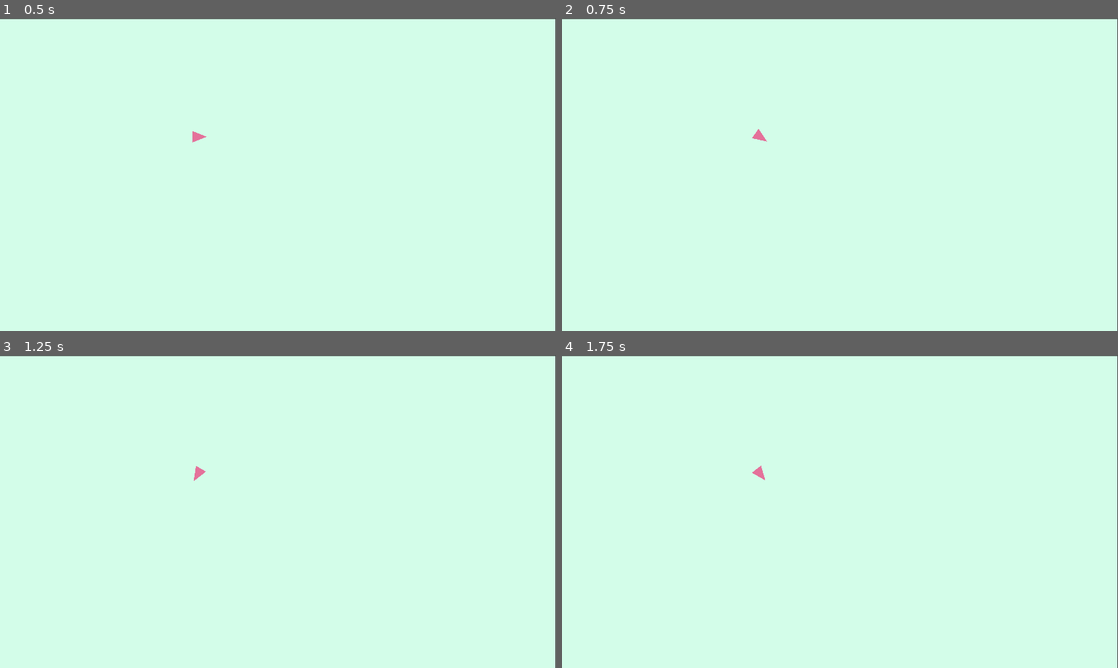
Above: before the commit, frames 1-4 (two rows, left to right).
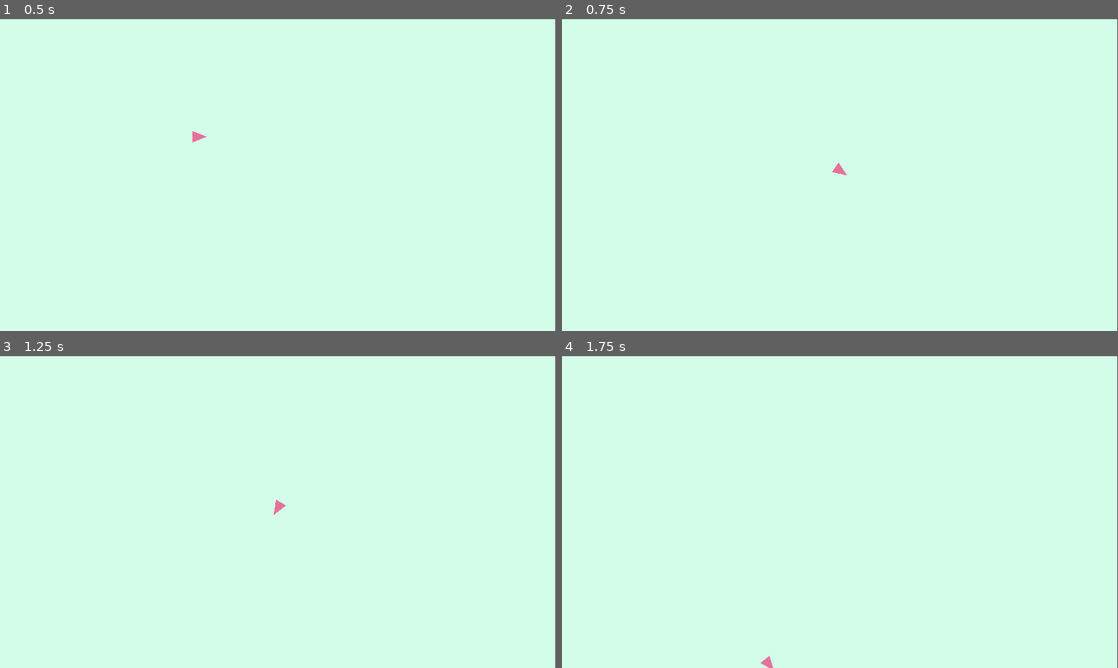
Above: after the commit, the same moments.

Repository: synvinkel/dashderoids
Game: Godot game, scene res://Main.tscn
The game is run twice, just before and just after one commit, with the same random seed, the same clock (stepped at 60 frames per second) and the same inputs. The engine's default icon, where the game draws it, is replaced by a stand-in: a white triangle on a blue panel in a dark square.
Inputs:
- Up to frame 1 (0.5 s): no input
- Up to frame 2 (0.75 s): tap Enter at 0.5 s; hold Right (turn_right) from 0.53 s (still down); tap Space (boost, bound only after the commit) at 0.6 s
- Up to frame 3 (1.25 s): keep holding Right (turn_right)
- Up to frame 4 (1.75 s): tap Space (boost, bound only after the commit) at 1.25, 1.35 s; release Right (turn_right) at 1.28 s; hold Left (turn_left) from 1.28 s (still down)

Frame 1 is identical in both runs. In frame 2, 0.1% of the frame differs, in the area x 34-52%, y 35-51%; in frame 3, 0.1%; in frame 4, 0.1%, in the area x 34-38%, y 35-100%.

Commit message:
slow down time and move ship on boost

Diff:
--- a/Main.tscn
+++ b/Main.tscn
@@ -1,9 +1,8 @@
-[gd_scene load_steps=5 format=2]
+[gd_scene load_steps=4 format=2]
 
 [ext_resource path="res://Main.gd" type="Script" id=1]
 [ext_resource path="res://Background.gd" type="Script" id=2]
-[ext_resource path="res://Skepp.gd" type="Script" id=3]
-[ext_resource path="res://icon.png" type="Texture" id=4]
+[ext_resource path="res://Skepp.tscn" type="PackedScene" id=3]
 
 [node name="Main" type="Node2D"]
 script = ExtResource( 1 )
@@ -21,14 +20,4 @@
 margin_bottom = 3.78149
 color = Color( 0.831373, 0.996078, 0.917647, 1 )
 
-[node name="Skepp" type="KinematicBody2D" parent="."]
-position = Vector2( 683.896, 409.634 )
-script = ExtResource( 3 )
-
-[node name="Sprite" type="Sprite" parent="Skepp"]
-visible = false
-position = Vector2( 0, 0.365662 )
-texture = ExtResource( 4 )
-
-[node name="CollisionPolygon2D" type="CollisionPolygon2D" parent="Skepp"]
-polygon = PoolVector2Array( 0, 0 )
+[node name="Skepp" parent="." instance=ExtResource( 3 )]
--- a/Skepp.gd
+++ b/Skepp.gd
@@ -8,14 +8,21 @@
 var rotation_speed : float = 3.0
 var speed : int = 10
 var max_speed : int = 200
+var boosting : bool = false
+var boost_mag : float = 1.0
+var boost_len : int = 300
+var time_scale : float = 1.0
 
 var shape : Array = [Vector2(-20, -20), Vector2(30, 0), Vector2(-20, 20)]
 
 func _ready():
     $CollisionPolygon2D.polygon = shape
+    update()
 
 func _draw():
     draw_polygon(shape, [Cols.pink])
+    if boosting:
+        draw_line(Vector2(), Vector2(boost_len * boost_mag, 0), Cols.blue)
 
 func apply_force(force : Vector2):
     force = force / mass
@@ -38,6 +45,14 @@
         rotation_dir += 1
     if Input.is_action_pressed("thrust"):
         apply_force(Vector2(speed, 0).rotated(rotation))
+    if Input.is_action_just_pressed("boost"):
+        boosting = true
+        time_scale = 0.5
+    if Input.is_action_just_released("boost"):
+        position += Vector2(boost_len * boost_mag, 0).rotated(rotation)
+        boosting = false
+        time_scale = 1.0
+
 
 func wrap_around():
     var size : Vector2 = get_viewport().size
@@ -60,8 +75,8 @@
 
     velocity += acceleration
     velocity = velocity.clamped(max_speed)
-    var collision_info = move_and_collide(velocity * delta)
+    var collision_info = move_and_collide(velocity * delta * time_scale)
+    acceleration *= 0
 
     wrap_around()
-
-    acceleration *= 0
+    update()
--- a/project.godot
+++ b/project.godot
@@ -47,6 +47,11 @@
 "events": [ Object(InputEventKey,"resource_local_to_scene":false,"resource_name":"","device":0,"alt":false,"shift":false,"control":false,"meta":false,"command":false,"pressed":false,"scancode":16777233,"unicode":0,"echo":false,"script":null)
  ]
 }
+boost={
+"deadzone": 0.5,
+"events": [ Object(InputEventKey,"resource_local_to_scene":false,"resource_name":"","device":0,"alt":false,"shift":false,"control":false,"meta":false,"command":false,"pressed":false,"scancode":32,"unicode":0,"echo":false,"script":null)
+ ]
+}
 
 [rendering]
 
